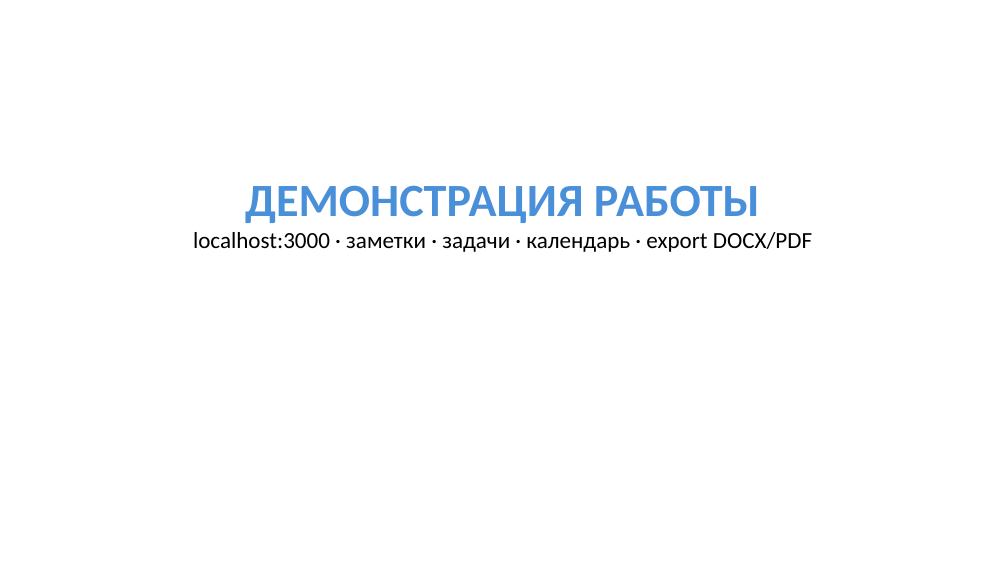
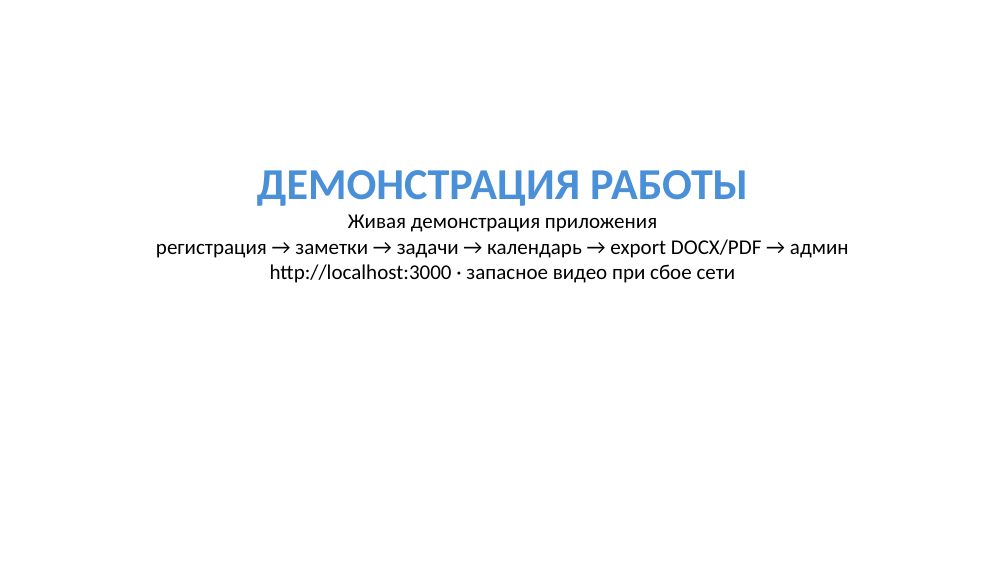
Before and after one commit to Sergei0319/ticktick-diplom, a slide deck: slide 7 of presentation/Презентация_TickTick_диплом.pptx. Drawn at 1008x567 pixels with LibreOffice and Linux fonts; fonts in the diff are those of the drawing. Boxes give left, top, right and bottom in pixels: in the first picture for what was removed or moved away, otherwise in the second. Text is boxed around its words. In the diff, an @@ line names an element or a change of style, - is before the commit and + after.

```diff
--- a/presentation/Презентация_TickTick_диплом.pptx
+++ b/presentation/Презентация_TickTick_диплом.pptx
@@ text "ДЕМОНСТРАЦИЯ РАБОТЫ" moved from (x1=193, y1=185, x2=812, y2=252) to (x1=156, y1=170, x2=849, y2=283) @@
@@ text at (x1=257, y1=170, x2=748, y2=206): size 44 to 42 pt in "ДЕМОНСТРАЦИЯ РАБОТЫ" @@
@@ text at (x1=156, y1=214, x2=849, y2=283): text changed; size 22 to 20 pt @@
-localhost:3000 · заметки · задачи · календарь · export DOCX/PDF
+Живая демонстрация приложения
+регистрация → заметки → задачи → календарь → export DOCX/PDF → админ
+http://localhost:3000 · запасное видео при сбое сети
```
Also in this commit, not shown: 5 other slides changed, 4 slides added, 4 slides removed.
